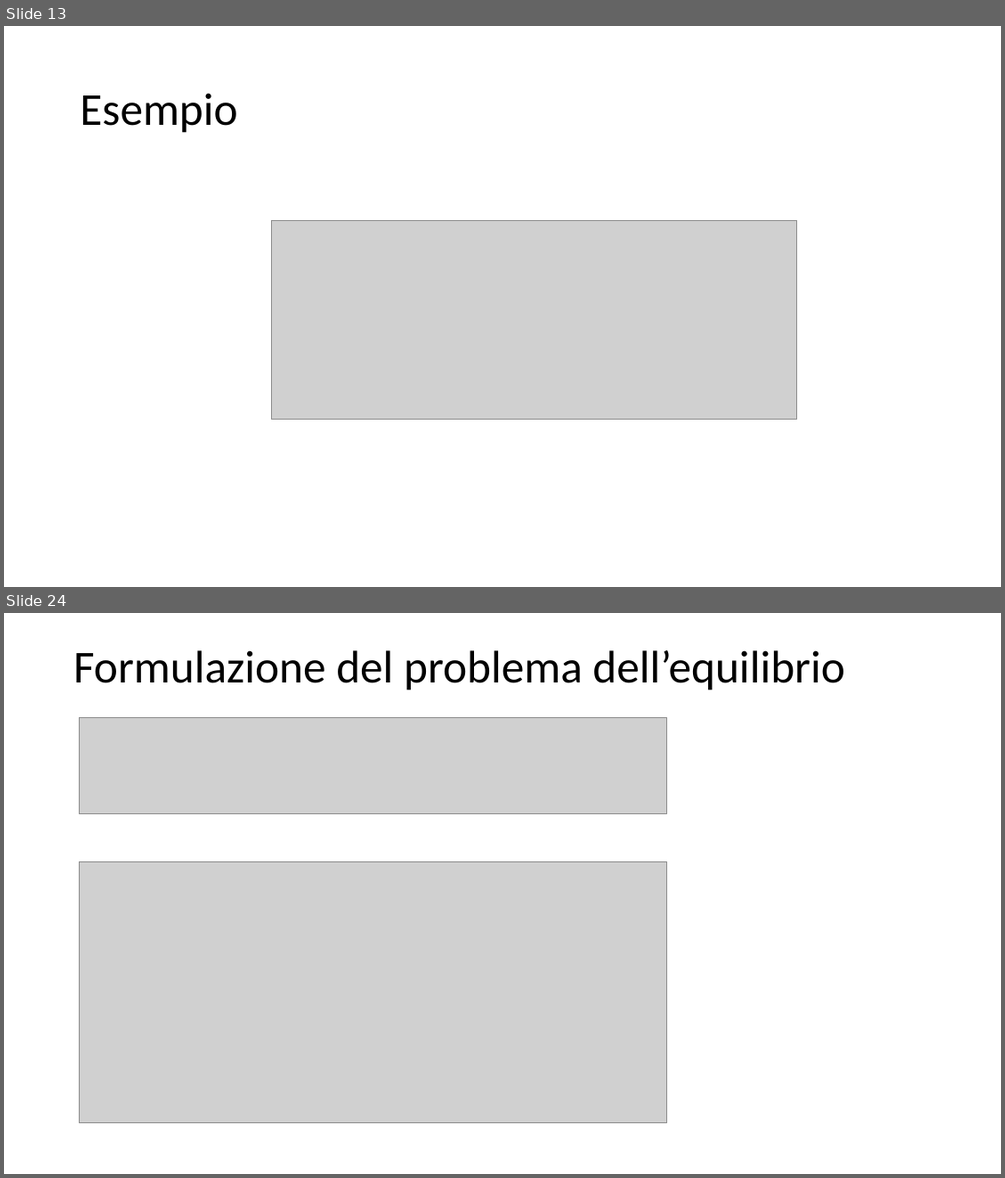
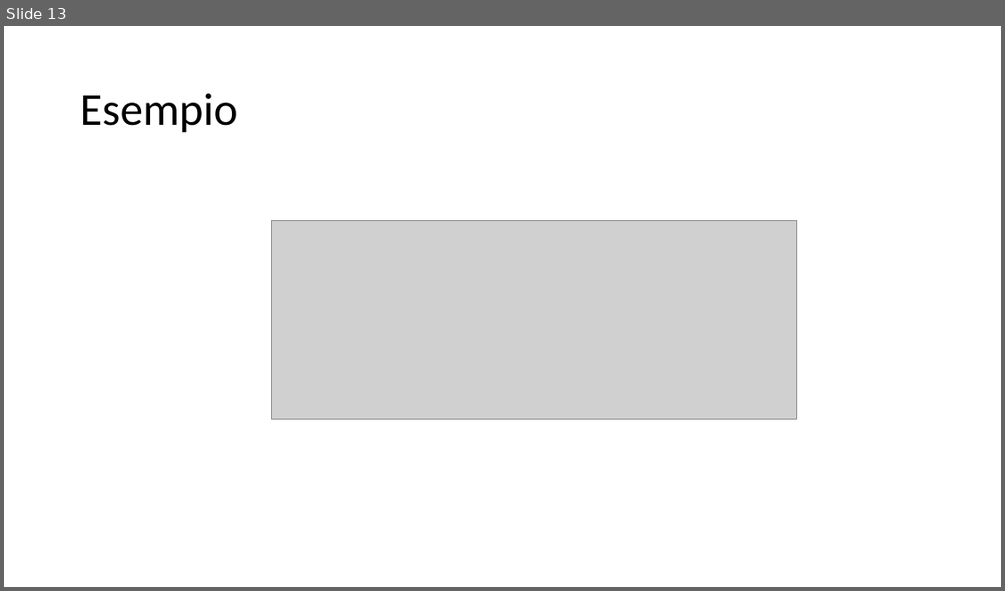
Before and after one commit to giuseppetomassetti/SdC, a slide deck: lezioni/H 10-13 deformazione nelle travi inflesse.pptx. Shown one above the other, each under a label of ours: slides 13 and 24 before the commit, slide 13 after it; the slides between them are not shown. The pictures are 1005x1178 and 1005x591 pixels, drawn with LibreOffice and Linux fonts; fonts in the diff are those of the drawing; grey boxes stand for pictures. Boxes give left, top, right and bottom in pixels: in the first picture for what was removed or moved away, otherwise in the second. Text is boxed around its words. In the diff, an @@ line names an element or a change of style, - is before the commit and + after.

```diff
--- a/lezioni/H 10-13 deformazione nelle travi inflesse.pptx
+++ b/lezioni/H 10-13 deformazione nelle travi inflesse.pptx
@@ slide 24 removed at [4,613,1001,1174], background #FFFFFF @@
@@ title removed at [73,650,844,690] @@
-Formulazione del problema dell’equilibrio
@@ picture removed at [79,718,666,813] @@
@@ picture removed at [79,861,666,1123] @@
```
Also in this commit, not shown: 10 other slides removed, 49 other files.
